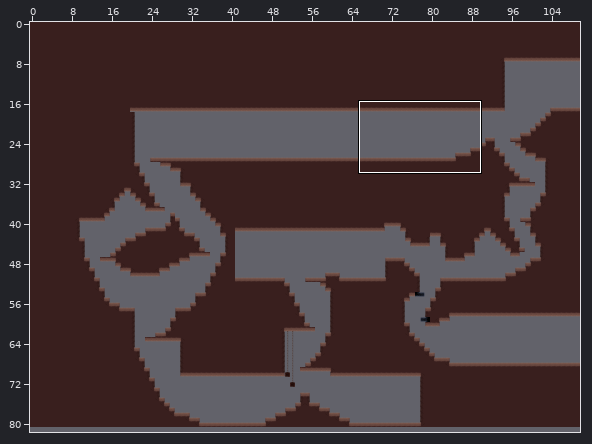
Tiled map -- assets/maps/MapLvl4Zona1.tmx. Above, an overview of the earlier version with the close-up marked.
Close-up. Before the edit:
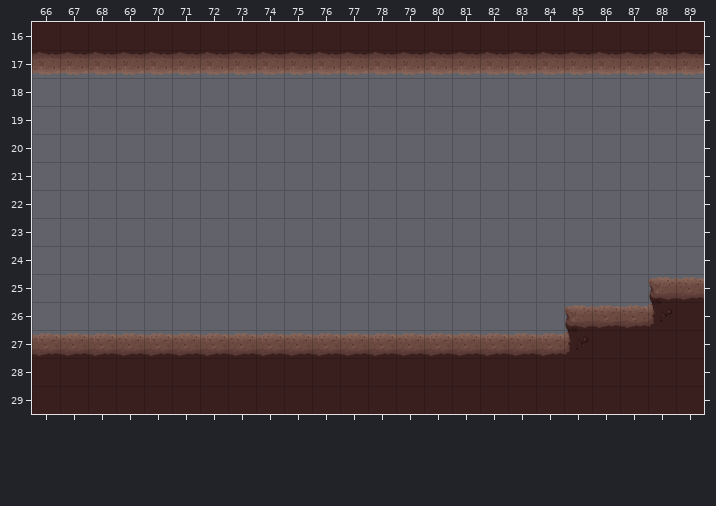
Cells are 64x64 px. Shown: x 66..89, y 16..29. The commit also changed other parts of the map, which this record leaves out.
Now the later version:
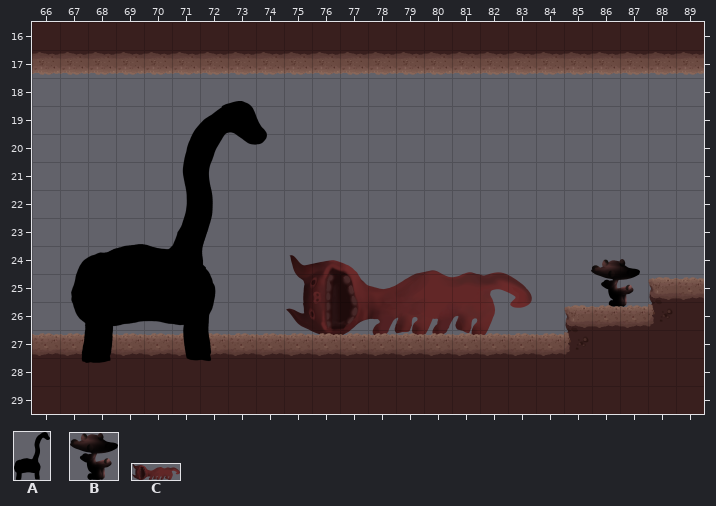
Key: from "back": A 12 "Asset 6"; from "fore level 4": B 2 "Asset 11"; from "middle level 4": C 18 flipped left-right "AS_fondo_05".
Objects are placed by their top-left corner, in cells (3,4 is the top-left corner of cell 3,4); size is 1x1 cell unless given.
Changes in this commit:
Layer "Background" (added):
added: C "AS_fondo_05" at 75.1,24.3 size 8.8x2.9
Layer "Middleground" (added):
added: B "Asset 11" at 86,24.4 size 1.7x1.7
Layer "Foreground" (added):
added: A "Asset 6" at 67.4,18.8 size 7x9.4
